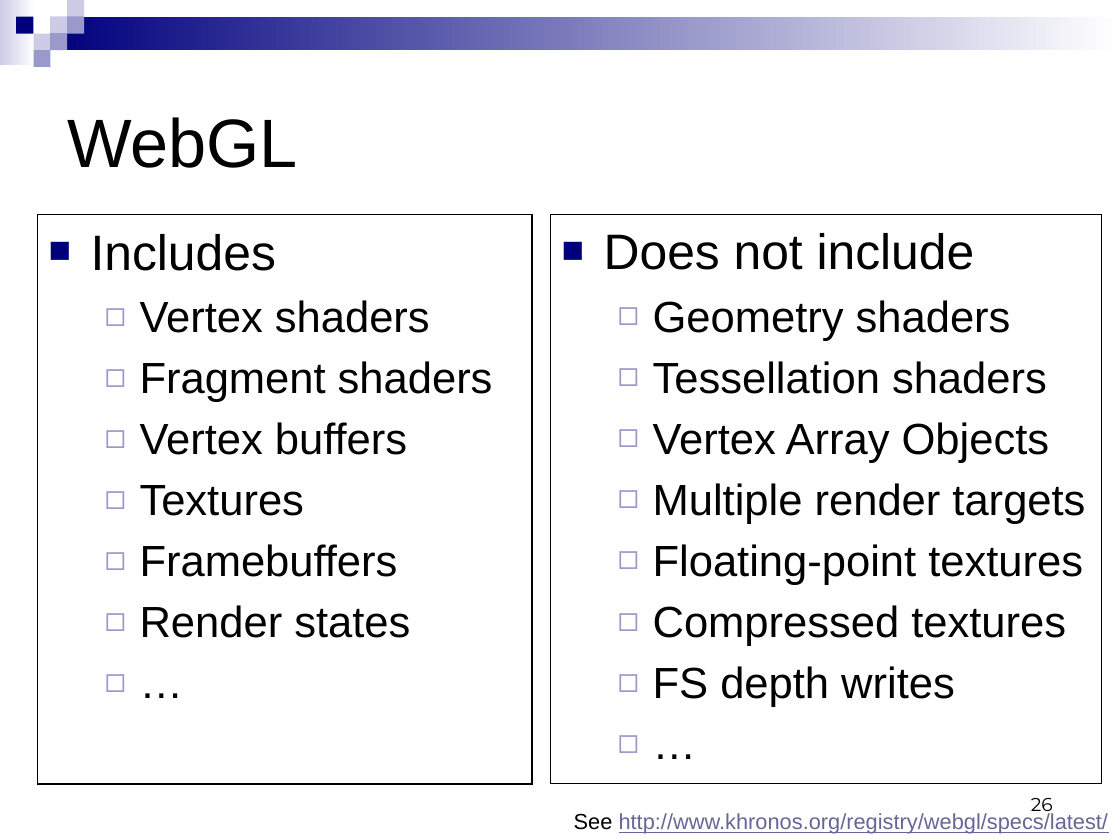
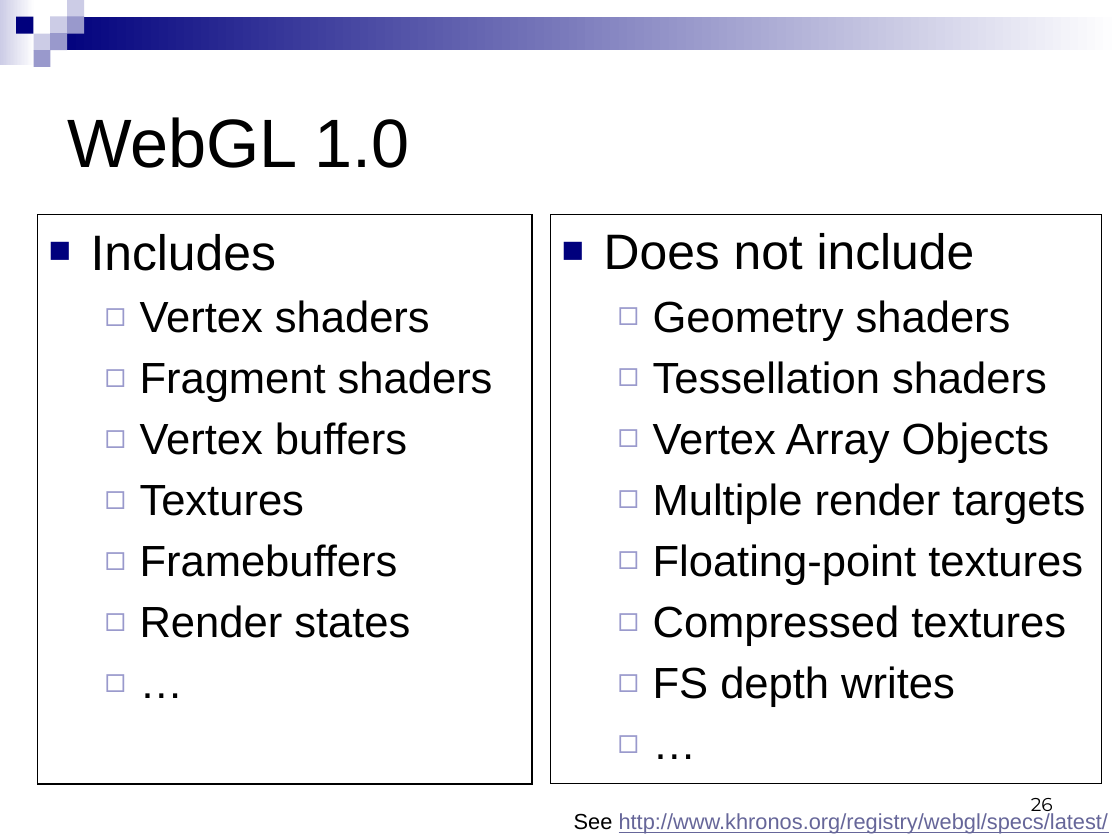
Before and after one commit to CIS565-Fall-2016/cis565-fall-2016.github.io, a slide deck: slide 26 of lectures/7-WebGL.pptx. Drawn at 1120x840 pixels with LibreOffice and Linux fonts; fonts in the diff are those of the drawing. Boxes give left, top, right and bottom in pixels: in the first picture for what was removed or moved away, otherwise in the second. Text is boxed around its words. In the diff, an @@ line names an element or a change of style, - is before the commit and + after.

```diff
--- a/lectures/7-WebGL.pptx
+++ b/lectures/7-WebGL.pptx
@@ title at <box>67,117,409,168</box>: text changed @@
-WebGL
+WebGL 1.0
```
Also in this commit, not shown: 2 other slides changed.
